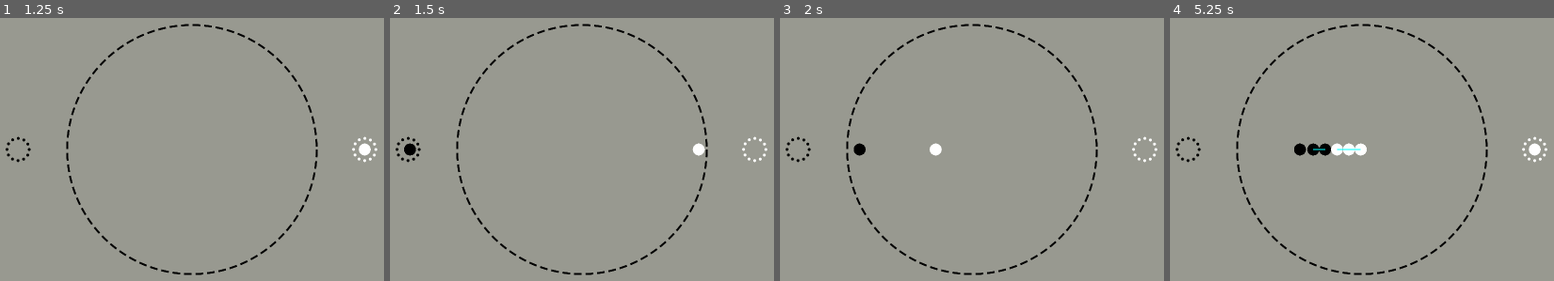
Above: before the commit, frames 1-4 (left to right).
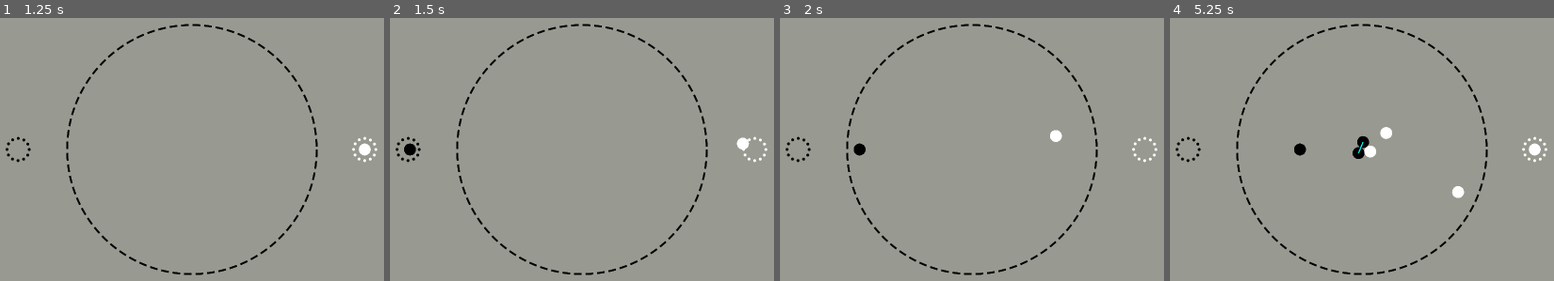
Above: after the commit, the same moments.

Repository: aeriab/Orbital_Go
Game: Godot game, scene res://game.tscn
Same seed, same stepped clock (60 frames per second), same inputs: the game is played once before the commit and once after it.
Inputs (mouse positions are in pixels of both pictures, inside the frame that each line leads up to):
- Up to frame 1 (1.25 s): tap Enter at 0.5 s; move the mouse to (357, 128) at 0.52 s; press the mouse at (357, 128) at 0.53 s
- Up to frame 2 (1.5 s): tap Space at 1.25 s; move the mouse to (432, 170) at 1.27 s; release the mouse at (432, 170) at 1.28 s; click (432, 170) at 1.35 s
- Up to frame 3 (2 s): no input
- Up to frame 4 (5.25 s): move the mouse to (1438, 57) at 2.02 s; press the mouse at (1438, 57) at 2.03 s; move the mouse to (1323, 233) at 2.77 s; release the mouse at (1323, 233) at 2.78 s; click (1323, 233) at 2.85 s; move the mouse to (outside the picture) at 3.52 s; press the mouse at (outside the picture) at 3.53 s; move the mouse to (outside the picture) at 4.27 s; release the mouse at (outside the picture) at 4.28 s; click (outside the picture) at 4.35 s; move the mouse to (1400, 149) at 5.02 s; press the mouse at (1400, 149) at 5.03 s

Frame 1 is identical in both runs. In frame 2, 0.2% of the frame differs, in the area x 78-94%, y 45-53%; in frame 3, 0.2%; in frame 4, 1.1%, in the area x 35-77%, y 41-69%.

Commit message:
Balls launch correctly

Diff:
--- a/input_handler.gd
+++ b/input_handler.gd
@@ -12,7 +12,7 @@
 func _input(event: InputEvent) -> void:
 	if event.is_action_pressed("spawn_piece"):
 		launch_point = DisplayServer.mouse_get_position()
-		print("launch point: " + str(launch_point))
+		#print("launch point: " + str(launch_point))
 		ball = ball_scene.instantiate()
 		ball.freeze = true
 		add_child(ball)
@@ -24,6 +24,16 @@
 
 	if event.is_action_released("spawn_piece"):
 		release_point = DisplayServer.mouse_get_position()
-		print("release point: " + str(release_point))
+		#print("release point: " + str(release_point))
+
+		var y_diff: float = release_point.y - launch_point.y
+		var x_diff: float = release_point.x - launch_point.x
+
+		print("y diff: " + str(y_diff))
+		print("x diff: " + str(x_diff))
+
+		var launch_velocity: Vector2 = Vector2(-x_diff,-y_diff)
+		print("velo: " + str(launch_velocity))
 
 		ball.freeze = false
+		ball.linear_velocity = launch_velocity
